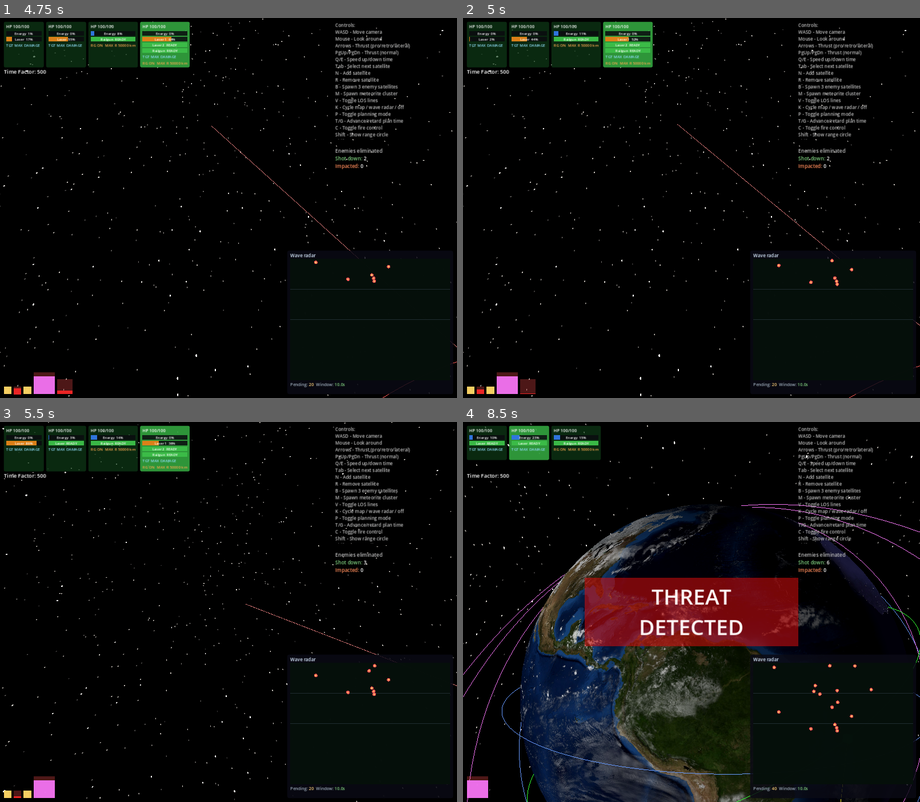
Above: before the commit, frames 1-4 (two rows, left to right).
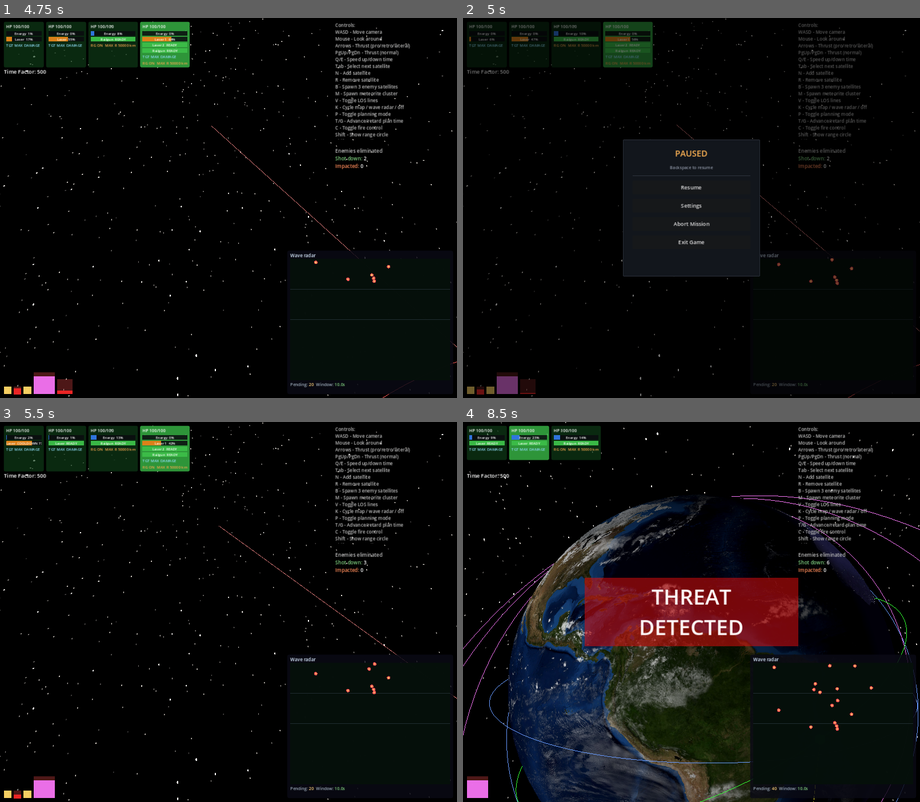
Above: after the commit, the same moments.

Repository: mellenburg/game
Game: Godot game, scene res://scenes/menu.tscn
Two runs of this game, one before a commit and one after it. Both use one fixed random seed, a clock stepped at 60 frames per second and the inputs below.
Inputs (mouse positions are in pixels of both pictures, inside the frame that each line leads up to):
- Up to frame 1 (4.75 s): click "LAUNCH ▶" at 0.5 s; tap Enter at 1.25 s; move the mouse to (251, 208) at 1.27 s; hold W (move_forward) from 1.28 s (still down); tap J (add_decaying_enemy) at 1.35 s; move the mouse to (205, 208) at 2.02 s; tap B (add_enemies) at 2.1 s; tap I (start_meteorite_wave) at 2.75 s; move the mouse to (237, 200) at 2.77 s; tap M (add_meteorites) at 2.85 s; move the mouse to (223, 215) at 3.52 s; tap N (add_satellite) at 3.6 s; move the mouse to (260, 211) at 4.27 s; hold T (planning_advance) from 4.28 s (still down)
- Up to frame 2 (5 s): keep holding W (move_forward); keep holding T (planning_advance); tap Backspace (pause_game, bound only after the commit) at 4.9 s
- Up to frame 3 (5.5 s): release W (move_forward) at 5 s; release T (planning_advance) at 5 s; click (228, 593) at 5 s, where only the run after the commit has a clickable "Resume"
- Up to frame 4 (8.5 s): move the mouse to (654, 608) at 5.77 s; hold W (move_forward) 5.78-6.53 s; tap G (planning_retard) at 5.85 s; tap Escape at 6.4 s; move the mouse to (714, 612) at 6.52 s; hold S (move_backward) 6.53-7.28 s; tap R (remove_satellite) at 6.6 s; move the mouse to (622, 517) at 7.27 s; hold D (move_right) 7.28-8.03 s; tap Tab (select_next) at 7.35 s; move the mouse to (792, 593) at 8.02 s; hold W (move_forward) from 8.03 s (still down); tap I (start_meteorite_wave) at 8.1 s

Frame 1 is identical in both runs. In frame 2, 15% of the frame differs, in the area x 0-100%, y 0-100%; in frame 3, 1.0%; in frame 4, 17%.

Commit message:
Add Backspace pause menu with Resume / Settings / Abort / Exit
PauseMenu lives on the in-game CanvasLayer and runs with PROCESS_MODE_
ALWAYS so its input handler still ticks while the rest of the tree is
paused. Backspace toggles get_tree().paused and shows a centred
overlay; the player's prior mouse-mode is restored on resume so a
captured-look session drops back into FPS-look without a click.

Settings opens a sub-panel with placeholder rows — the layout slot is
defined but the controls aren't yet wired to live engine settings.
Abort returns to the pre-game menu (scenes/menu.tscn); Exit calls
get_tree().quit().

Diff:
--- a/godot/project.godot
+++ b/godot/project.godot
@@ -140,6 +140,10 @@
 "deadzone": 0.5,
 "events": [Object(InputEventKey,"resource_local_to_scene":false,"resource_name":"","device":-1,"window_id":0,"alt_press …(191 unchanged characters)…
 }
+pause_game={
+"deadzone": 0.5,
+"events": [Object(InputEventKey,"resource_local_to_scene":false,"resource_name":"","device":-1,"window_id":0,"alt_pressed":false,"shift_pressed":false,"ctrl_pressed":false,"meta_pressed":false,"pressed":false,"keycode":0,"physical_keycode":4194308,"key_label":0,"unicode":0,"location":0,"echo":false,"script":null)]
+}
 
 [physics]
 
--- a/godot/scenes/main.tscn
+++ b/godot/scenes/main.tscn
@@ -11,6 +11,7 @@
 [ext_resource type="Script" path="res://scripts/range_circle.gd" id="9_range_circle"]
 [ext_resource type="Script" path="res://scripts/radar_map.gd" id="10_radar_map"]
 [ext_resource type="Script" path="res://scripts/threat_alert.gd" id="11_threat_alert"]
+[ext_resource type="Script" path="res://scripts/pause_menu.gd" id="12_pause_menu"]
 
 [sub_resource type="ShaderMaterial" id="ShaderMat_sky"]
 shader = ExtResource("7_sky")
@@ -199,3 +200,10 @@
 anchor_bottom = 1.0
 mouse_filter = 2
 script = ExtResource("11_threat_alert")
+
+[node name="PauseMenu" type="Control" parent="CanvasLayer"]
+layout_mode = 3
+anchors_preset = 15
+anchor_right = 1.0
+anchor_bottom = 1.0
+script = ExtResource("12_pause_menu")
--- /dev/null
+++ b/godot/scripts/pause_menu.gd
@@ -0,0 +1,280 @@
+extends Control
+## In-game pause overlay. Bound to the `pause_game` action (Backspace
+## by default). Toggles `get_tree().paused`, releases the mouse so the
+## operator can click the menu, and restores the prior mouse capture
+## state on resume.
+##
+## process_mode = ALWAYS so this node keeps ticking when the rest of
+## the tree is paused — without it the resume input would never fire
+## once paused and the player would be stuck.
+##
+## UI is built imperatively in _ready (matching the pre-game menu's
+## style) and lives entirely on a CanvasLayer parent so it draws over
+## the 3D scene independent of camera state.
+
+const MENU_SCENE_PATH := "res://scenes/menu.tscn"
+
+const COLOR_OVERLAY := Color(0.0, 0.0, 0.0, 0.55)
+const COLOR_PANEL := Color(0.07, 0.085, 0.11)
+const COLOR_PANEL_DIM := Color(0.05, 0.06, 0.08)
+const COLOR_LINE := Color(0.18, 0.20, 0.24)
+const COLOR_FG := Color(0.86, 0.88, 0.92)
+const COLOR_FG_DIM := Color(0.55, 0.58, 0.64)
+const COLOR_ACCENT := Color(1.0, 0.706, 0.329)
+
+var _root_panel: PanelContainer
+var _settings_panel: PanelContainer
+
+# Mouse mode at the moment of pausing — restored on resume so a
+# captured-look player drops back into FPS-look without an extra
+# click. If the player was browsing (visible cursor) at pause time
+# they stay browsing on resume.
+var _saved_mouse_mode: Input.MouseMode = Input.MOUSE_MODE_VISIBLE
+
+
+func _ready() -> void:
+	# Stay live during pause; the rest of the scene halts but this
+	# overlay must keep handling input.
+	process_mode = Node.PROCESS_MODE_ALWAYS
+	anchor_right = 1.0
+	anchor_bottom = 1.0
+	mouse_filter = Control.MOUSE_FILTER_STOP
+	visible = false
+	_build_ui()
+
+
+# Toggle on the pause action. _unhandled_input runs even while paused
+# (process_mode=ALWAYS), so this is the entry point regardless of
+# whether the rest of the scene is ticking.
+func _unhandled_input(event: InputEvent) -> void:
+	if event.is_action_pressed("pause_game"):
+		toggle()
+		get_viewport().set_input_as_handled()
+
+
+func toggle() -> void:
+	if get_tree().paused:
+		_resume()
+	else:
+		_pause()
+
+
+func _pause() -> void:
+	_saved_mouse_mode = Input.mouse_mode
+	Input.mouse_mode = Input.MOUSE_MODE_VISIBLE
+	get_tree().paused = true
+	visible = true
+	_settings_panel.visible = false
+	_root_panel.visible = true
+
+
+func _resume() -> void:
+	get_tree().paused = false
+	visible = false
+	Input.mouse_mode = _saved_mouse_mode
+
+
+# ---------------------------------------------------------------- UI
+
+func _build_ui() -> void:
+	# Dim overlay covers the whole viewport. mouse_filter=STOP on this
+	# Control would already block clicks through to the 3D camera; the
+	# explicit ColorRect just adds the visual dim.
+	var overlay := ColorRect.new()
+	overlay.color = COLOR_OVERLAY
+	overlay.anchor_right = 1.0
+	overlay.anchor_bottom = 1.0
+	overlay.mouse_filter = Control.MOUSE_FILTER_IGNORE
+	add_child(overlay)
+
+	_root_panel = _build_main_panel()
+	_root_panel.anchor_left = 0.5
+	_root_panel.anchor_top = 0.5
+	_root_panel.anchor_right = 0.5
+	_root_panel.anchor_bottom = 0.5
+	_root_panel.offset_left = -180
+	_root_panel.offset_right = 180
+	_root_panel.offset_top = -180
+	_root_panel.offset_bottom = 180
+	add_child(_root_panel)
+
+	_settings_panel = _build_settings_panel()
+	_settings_panel.anchor_left = 0.5
+	_settings_panel.anchor_top = 0.5
+	_settings_panel.anchor_right = 0.5
+	_settings_panel.anchor_bottom = 0.5
+	_settings_panel.offset_left = -240
+	_settings_panel.offset_right = 240
+	_settings_panel.offset_top = -200
+	_settings_panel.offset_bottom = 200
+	_settings_panel.visible = false
+	add_child(_settings_panel)
+
+
+func _build_main_panel() -> PanelContainer:
+	var panel := PanelContainer.new()
+	panel.add_theme_stylebox_override("panel", _flat_stylebox(COLOR_PANEL))
+
+	var pad := MarginContainer.new()
+	pad.add_theme_constant_override("margin_left", 24)
+	pad.add_theme_constant_override("margin_right", 24)
+	pad.add_theme_constant_override("margin_top", 20)
+	pad.add_theme_constant_override("margin_bottom", 20)
+	panel.add_child(pad)
+
+	var col := VBoxContainer.new()
+	col.add_theme_constant_override("separation", 12)
+	pad.add_child(col)
+
+	var title := Label.new()
+	title.text = "PAUSED"
+	title.add_theme_color_override("font_color", COLOR_ACCENT)
+	title.add_theme_font_size_override("font_size", 22)
+	title.horizontal_alignment = HORIZONTAL_ALIGNMENT_CENTER
+	col.add_child(title)
+
+	var sub := Label.new()
+	sub.text = "Backspace to resume"
+	sub.add_theme_color_override("font_color", COLOR_FG_DIM)
+	sub.add_theme_font_size_override("font_size", 11)
+	sub.horizontal_alignment = HORIZONTAL_ALIGNMENT_CENTER
+	col.add_child(sub)
+
+	col.add_child(_hr())
+
+	col.add_child(_make_button("Resume", _on_resume_pressed))
+	col.add_child(_make_button("Settings", _on_settings_pressed))
+	col.add_child(_make_button("Abort Mission", _on_abort_pressed))
+	col.add_child(_make_button("Exit Game", _on_exit_pressed))
+	return panel
+
+
+# Settings is a placeholder for now — the layout slot is defined here
+# so the existing pause flow already knows how to present it, but the
+# fields themselves aren't wired to live engine settings yet.
+func _build_settings_panel() -> PanelContainer:
+	var panel := PanelContainer.new()
+	panel.add_theme_stylebox_override("panel", _flat_stylebox(COLOR_PANEL))
+
+	var pad := MarginContainer.new()
+	pad.add_theme_constant_override("margin_left", 24)
+	pad.add_theme_constant_override("margin_right", 24)
+	pad.add_theme_constant_override("margin_top", 20)
+	pad.add_theme_constant_override("margin_bottom", 20)
+	panel.add_child(pad)
+
+	var col := VBoxContainer.new()
+	col.add_theme_constant_override("separation", 10)
+	pad.add_child(col)
+
+	var title := Label.new()
+	title.text = "SETTINGS"
+	title.add_theme_color_override("font_color", COLOR_ACCENT)
+	title.add_theme_font_size_override("font_size", 20)
+	title.horizontal_alignment = HORIZONTAL_ALIGNMENT_CENTER
+	col.add_child(title)
+
+	col.add_child(_hr())
+
+	col.add_child(_settings_row("Master Volume", "100%"))
+	col.add_child(_settings_row("Music Volume", "80%"))
+	col.add_child(_settings_row("SFX Volume", "100%"))
+	col.add_child(_settings_row("Mouse Sensitivity", "1.00"))
+	col.add_child(_settings_row("UI Scale", "100%"))
+
+	col.add_child(_hr())
+
+	var note := Label.new()
+	note.text = "Settings editor coming soon — these read-outs are placeholders."
+	note.add_theme_color_override("font_color", COLOR_FG_DIM)
+	note.add_theme_font_size_override("font_size", 11)
+	note.autowrap_mode = TextServer.AUTOWRAP_WORD_SMART
+	col.add_child(note)
+
+	var spacer := Control.new()
+	spacer.size_flags_vertical = Control.SIZE_EXPAND_FILL
+	col.add_child(spacer)
+
+	col.add_child(_make_button("Back", _on_settings_back_pressed))
+	return panel
+
+
+func _settings_row(label: String, value: String) -> HBoxContainer:
+	var row := HBoxContainer.new()
+	var lbl := Label.new()
+	lbl.text = label
+	lbl.add_theme_color_override("font_color", COLOR_FG)
+	lbl.add_theme_font_size_override("font_size", 12)
+	lbl.size_flags_horizontal = Control.SIZE_EXPAND_FILL
+	row.add_child(lbl)
+
+	var val := Label.new()
+	val.text = value
+	val.add_theme_color_override("font_color", COLOR_FG_DIM)
+	val.add_theme_font_size_override("font_size", 12)
+	val.horizontal_alignment = HORIZONTAL_ALIGNMENT_RIGHT
+	row.add_child(val)
+	return row
+
+
+func _make_button(text: String, handler: Callable) -> Button:
+	var btn := Button.new()
+	btn.text = text
+	btn.custom_minimum_size = Vector2(0, 36)
+	btn.add_theme_font_size_override("font_size", 14)
+	btn.pressed.connect(handler)
+	return btn
+
+
+# ---------------------------------------------------------------- handlers
+
+func _on_resume_pressed() -> void:
+	_resume()
+
+
+func _on_settings_pressed() -> void:
+	_root_panel.visible = false
+	_settings_panel.visible = true
+
+
+func _on_settings_back_pressed() -> void:
+	_settings_panel.visible = false
+	_root_panel.visible = true
+
+
+# Drop straight back to the pre-game menu. Unpause first so the new
+# scene starts ticking; restore the cursor since the menu UI needs it.
+func _on_abort_pressed() -> void:
+	get_tree().paused = false
+	Input.mouse_mode = Input.MOUSE_MODE_VISIBLE
+	# PlayerLoadout.launched stays true here; the menu's _ready clears
+	# it so a fresh Launch is required to re-enter the stage.
+	get_tree().change_scene_to_file(MENU_SCENE_PATH)
+
+
+func _on_exit_pressed() -> void:
+	get_tree().quit()
+
+
+# ---------------------------------------------------------------- helpers
+
+func _flat_stylebox(color: Color) -> StyleBoxFlat:
+	var sb := StyleBoxFlat.new()
+	sb.bg_color = color
+	sb.border_color = COLOR_LINE
+	sb.border_width_left = 1
+	sb.border_width_right = 1
+	sb.border_width_top = 1
+	sb.border_width_bottom = 1
+	sb.corner_radius_top_left = 2
+	sb.corner_radius_top_right = 2
+	sb.corner_radius_bottom_left = 2
+	sb.corner_radius_bottom_right = 2
+	return sb
+
+
+func _hr() -> Control:
+	var line := ColorRect.new()
+	line.color = COLOR_LINE
+	line.custom_minimum_size = Vector2(0, 1)
+	return line
Not shown: 1 places in godot/scenes/main.tscn that only renumber resources
